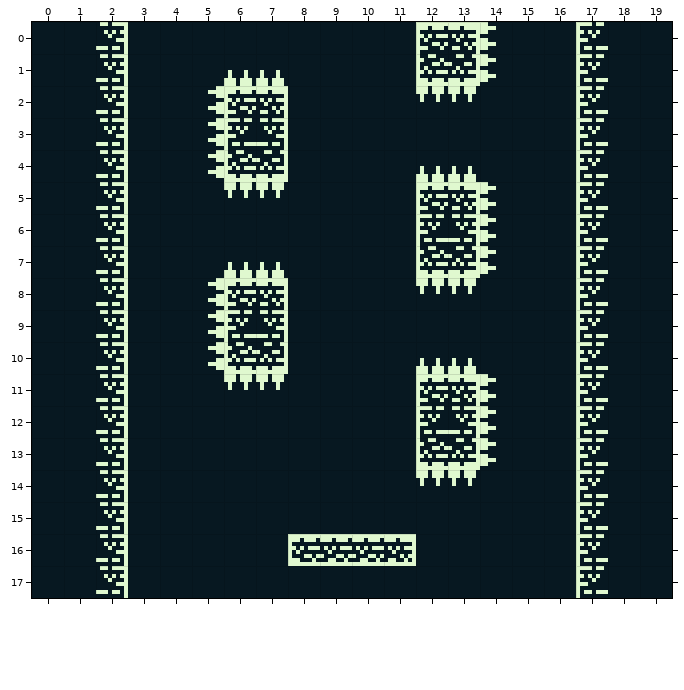
Level history. Tiled map: assets/maps/16.tmx. This is how it looked before the edit.
Cells are 8x8 px. Shown: x 0..19, y 0..17.
New version:
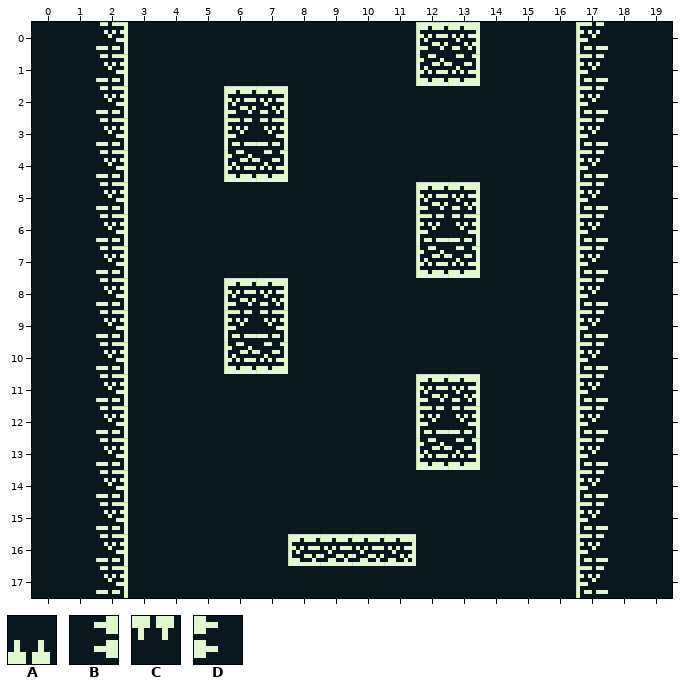
Key: from "bgTiles": A 25, B 28, C 29, D 35.
_ is an empty cell.
Difference:
Layer "Tile Layer 2":
The edit erases tile A in row 1 at x 6 to 7; in row 4 at x 12 to 13; in row 7 at x 6 to 7; in row 10 at x 12 to 13.
The edit erases tile B in rows 2 to 4 at x 5; in rows 8 to 10 at x 5.
The edit erases tile C in row 2 at x 12 to 13; in row 5 at x 6 to 7; in row 8 at x 12 to 13; in row 11 at x 6 to 7; in row 14 at x 12 to 13.
The edit erases tile D in rows 0 to 1 at x 14; in rows 5 to 7 at x 14; in rows 11 to 13 at x 14.
